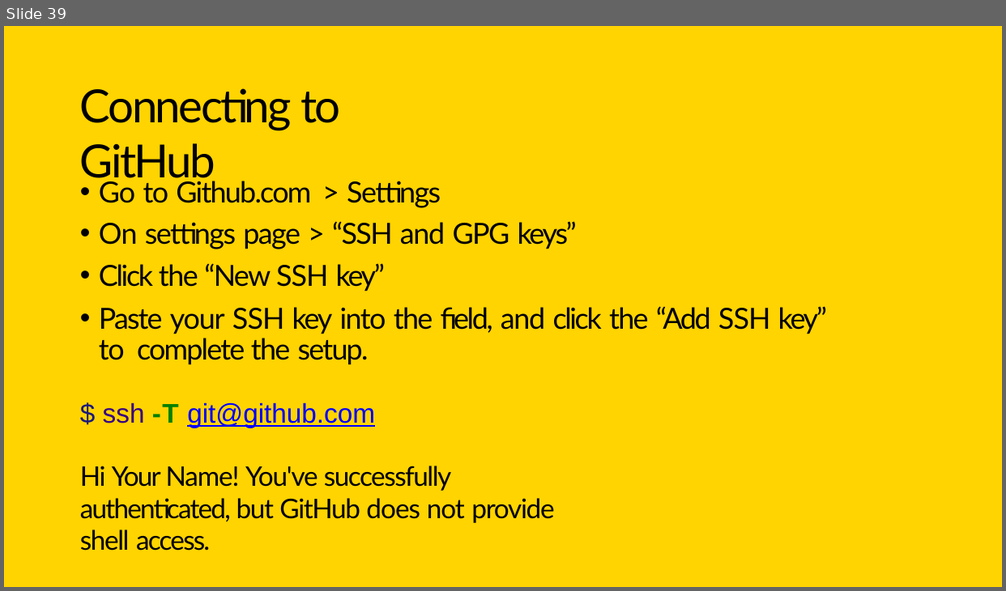
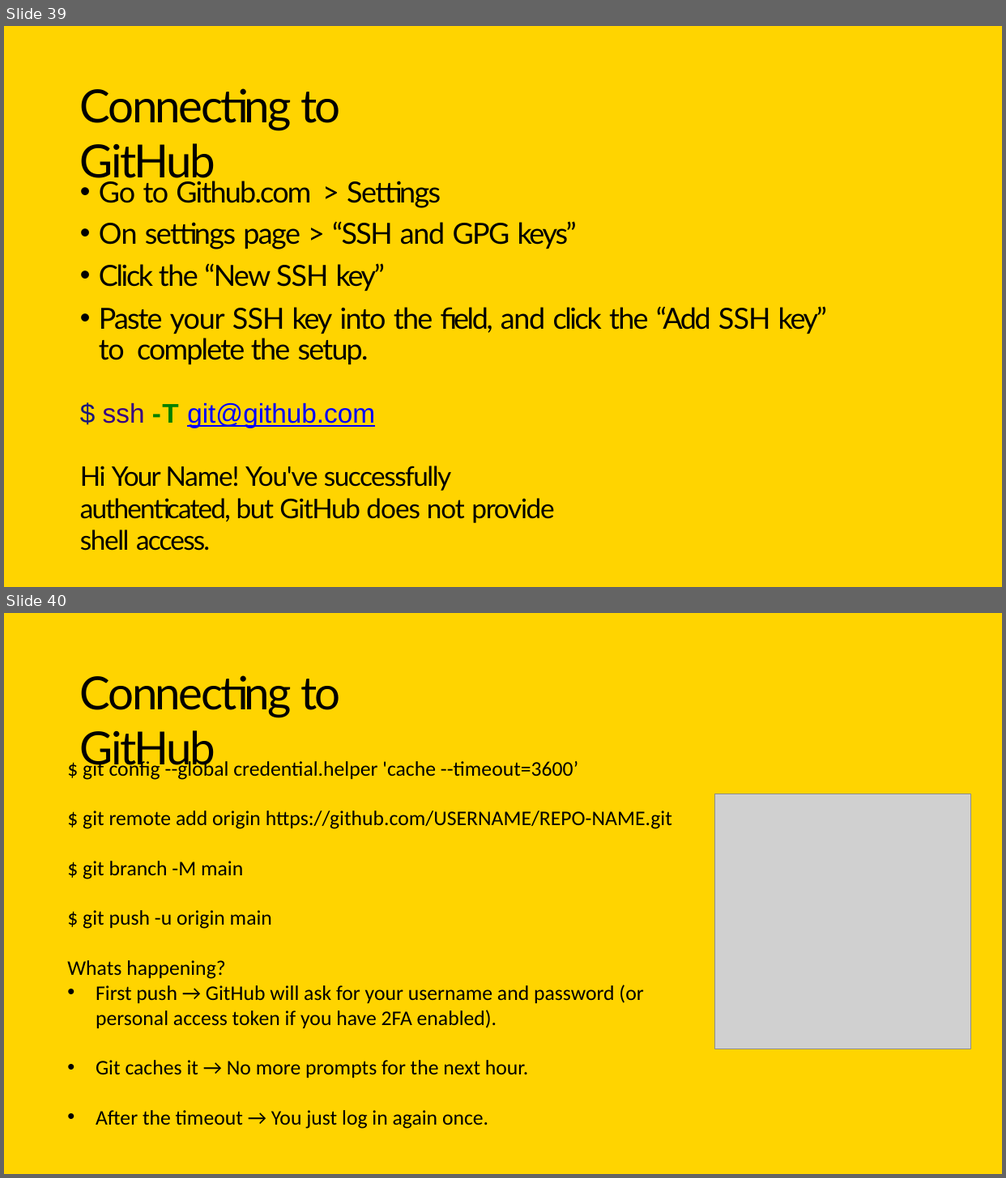
Before and after one commit to elcarrillo/computational_bootcamp_material, a slide deck: day 7 - github/git_github.pptx. Shown one above the other, each under a label of ours: slide 39 before the commit, slides 39 and 40 after it. The pictures are 1006x591 and 1006x1178 pixels, drawn with LibreOffice and Linux fonts; fonts in the diff are those of the drawing; grey boxes stand for pictures. Boxes give left, top, right and bottom in pixels: in the first picture for what was removed or moved away, otherwise in the second. Text is boxed around its words. In the diff, an @@ line names an element or a change of style, - is before the commit and + after.

```diff
--- a/day 7 - github/git_github.pptx
+++ b/day 7 - github/git_github.pptx
@@ slide 40 added at (4,613,1002,1174), background #FFFFFF; not listed: 1 template element that a slide beside it also shows @@
@@ title added at (80,675,341,773), 44 pt, text #000000 @@
+Connecting to GitHub
@@ text added at (67,759,672,1129), 20 pt, text #000000 @@
+$ git config --global credential.helper 'cache --timeout=3600’
+$ git remote add origin https://github.com/USERNAME/REPO-NAME.git
+$ git branch -M main
+$ git push -u origin main
+Whats happening?
+• First push → GitHub will ask for your username and password (or personal access token if you have 2FA enabled).
+• Git caches it → No more prompts for the next hour.
+• After the timeout → You just log in again once.
@@ picture added at (715,794,971,1050) @@
```
Also in this commit, not shown: 5 slides changed, 4 other files.
